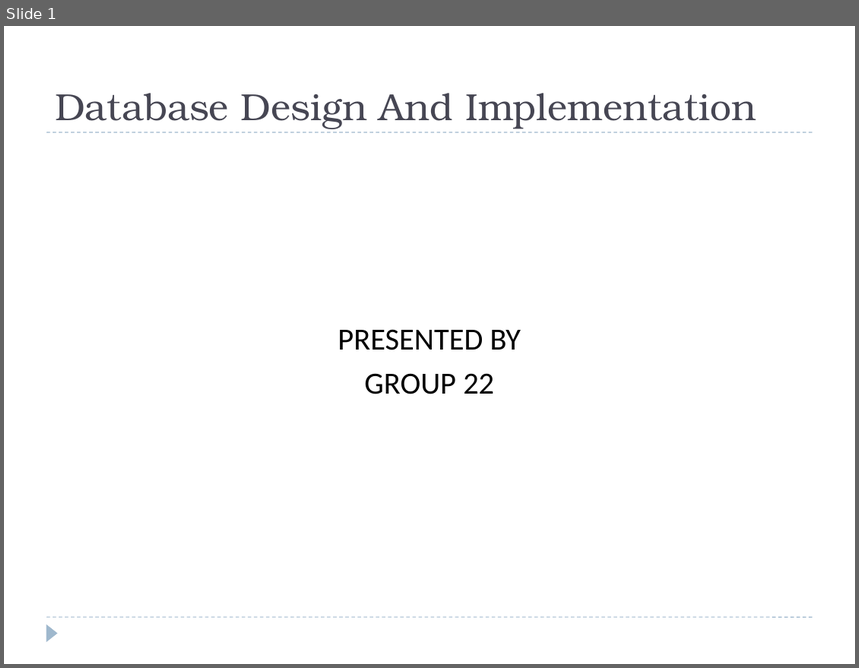
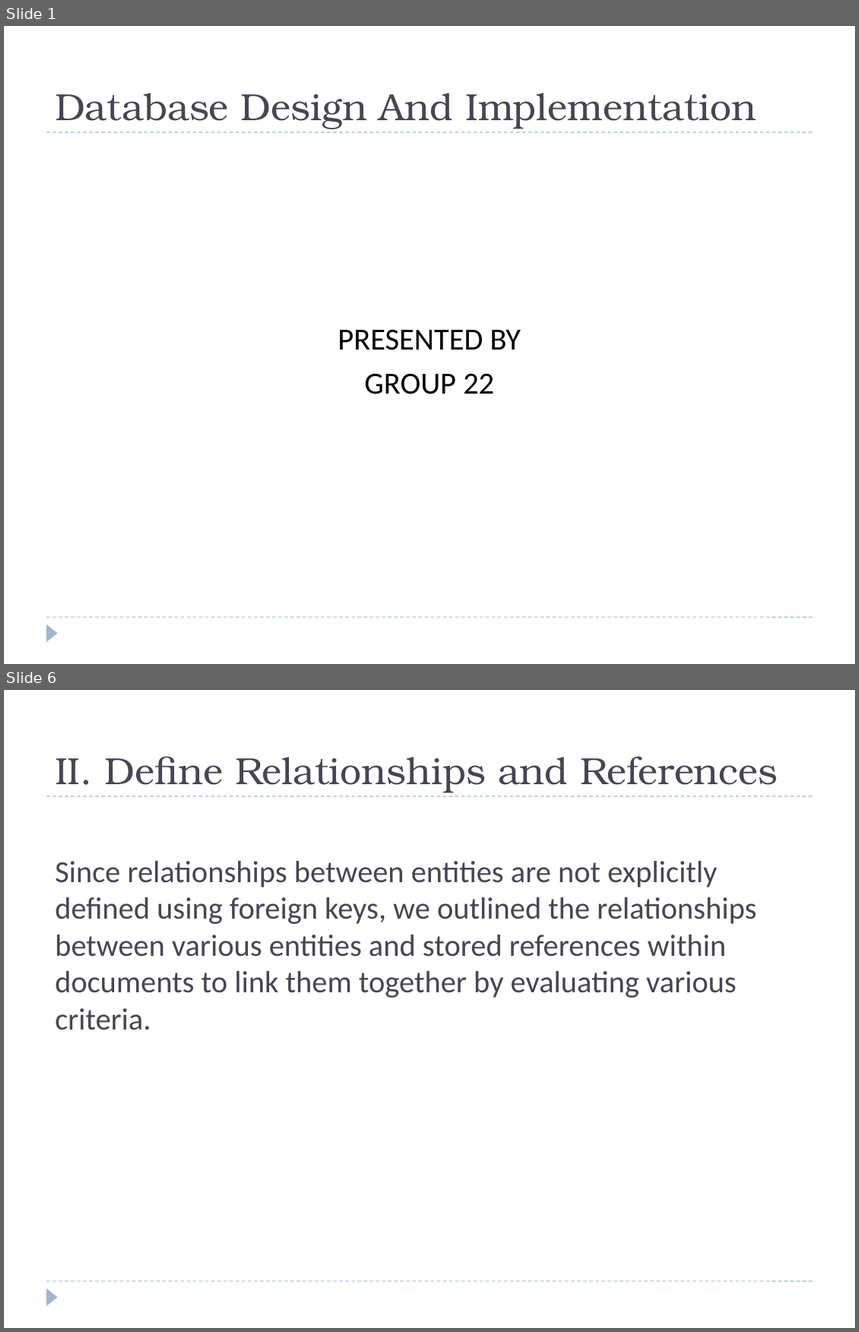
Before and after one commit to JIM440/CEF440-group-22, a slide deck: Task 6/Group_22.pptx. Shown one above the other, each under a label of ours: slide 1 before the commit, slides 1 and 6 after it; the slides between them are not shown. The pictures are 859x668 and 859x1332 pixels, drawn with LibreOffice and Linux fonts; fonts in the diff are those of the drawing. Boxes give left, top, right and bottom in pixels: in the first picture for what was removed or moved away, otherwise in the second. Text is boxed around its words. In the diff, an @@ line names an element or a change of style, - is before the commit and + after.

```diff
--- a/Task 6/Group_22.pptx
+++ b/Task 6/Group_22.pptx
@@ slide 6 added at [4, 690, 855, 1328], background #FFFFFF; not listed: 3 template elements that a slide beside it also shows @@
@@ title added at [55, 756, 778, 793], 32 pt, text #464653 @@
+II. Define Relationships and References
@@ text added at [55, 861, 756, 1030], 26 pt, text #464653 @@
+Since relationships between entities are not explicitly defined using foreign keys, we outlined the relationships between various entities and stored references within documents to link them together by evaluating various criteria.
```
Also in this commit, not shown: 1 slide changed, 20 other slides added, 1 slide removed, 3 other files.
